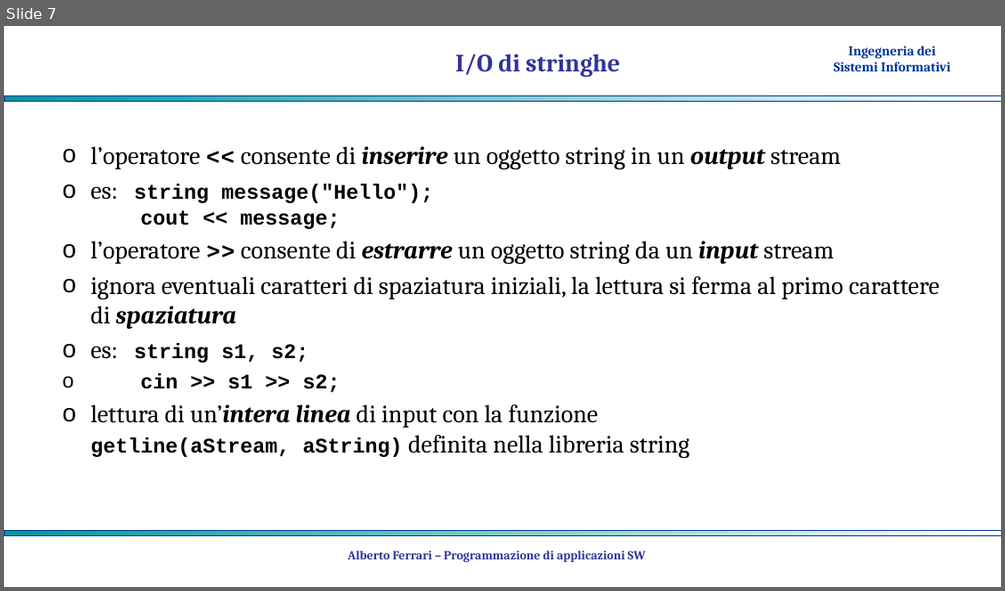
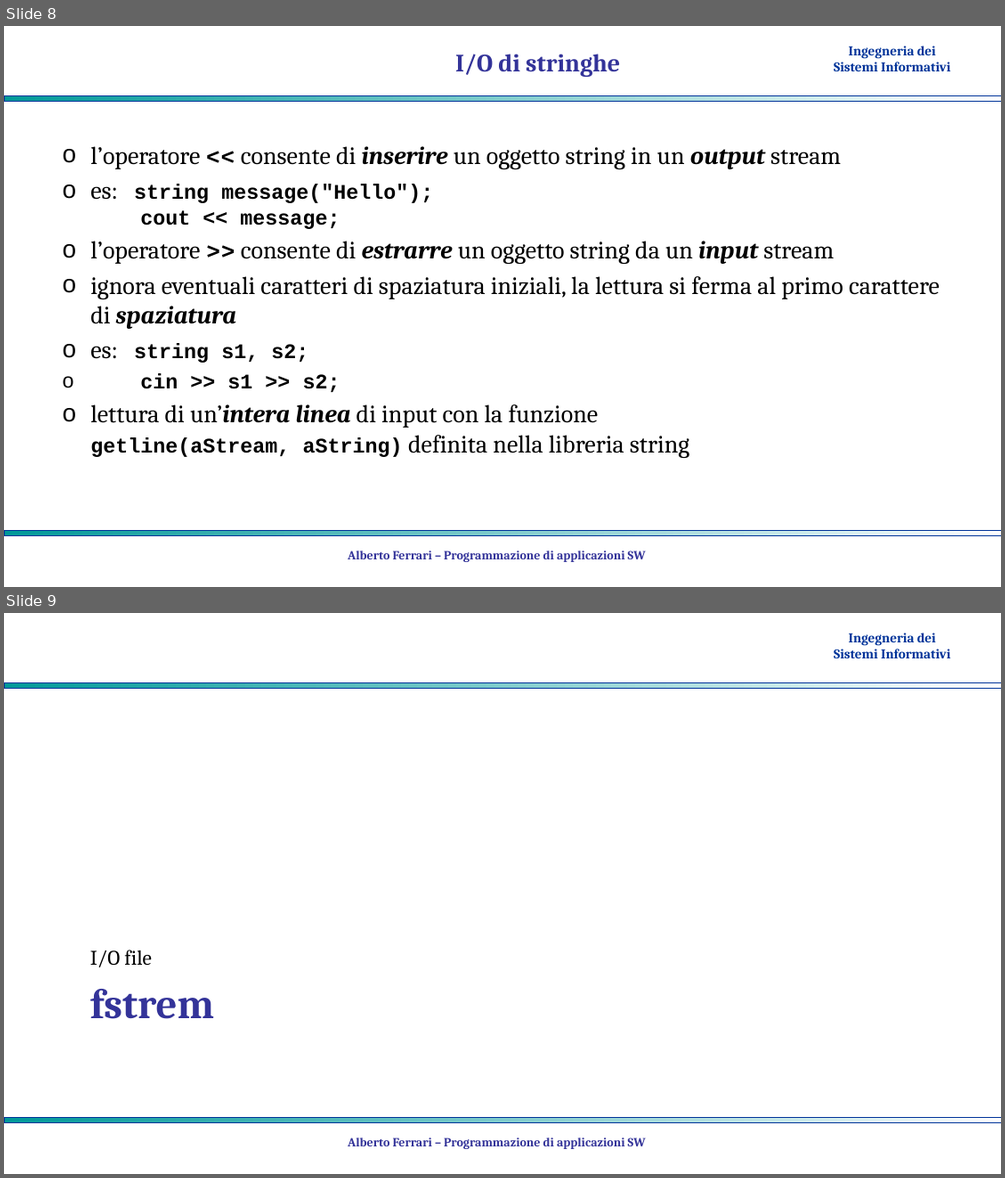
Before and after one commit to albertoferrari/pasw, a slide deck: lezioni/PASW03c - C++ input output.pptx. Shown one above the other, each under a label of ours: slide 7 before the commit, slides 8 and 9 after it. The pictures are 1005x591 and 1005x1178 pixels, drawn with LibreOffice and Linux fonts; fonts in the diff are those of the drawing; background and template pictures are left out. Boxes give left, top, right and bottom in pixels: in the first picture for what was removed or moved away, otherwise in the second. Text is boxed around its words. In the diff, an @@ line names an element or a change of style, - is before the commit and + after.

```diff
--- a/lezioni/PASW03c - C++ input output.pptx
+++ b/lezioni/PASW03c - C++ input output.pptx
@@ slide 9 added at box(4, 613, 1001, 1174), background #FFFFFF; not listed: 3 template elements that a slide beside it also shows @@
@@ text added at box(90, 949, 151, 967), 20 pt, text #000000 @@
+I/O file
@@ title added at box(90, 989, 214, 1019), 40 pt, text #333399, bold @@
+fstrem
@@ text added at box(348, 1137, 646, 1149), 12 pt, text #333399, bold @@
+Alberto Ferrari – Programmazione di applicazioni SW
@@ what was slide 7 is now slide 8 @@
```
Also in this commit, not shown: 4 slides changed, 7 other slides added, 1 other file.
